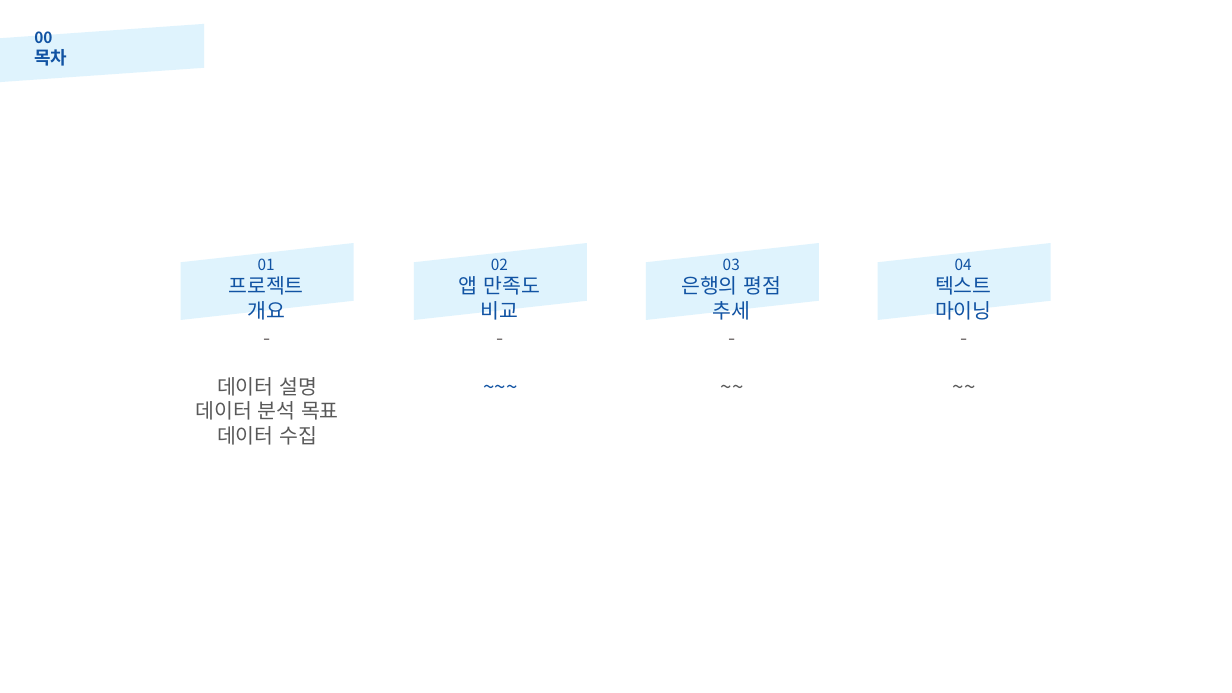
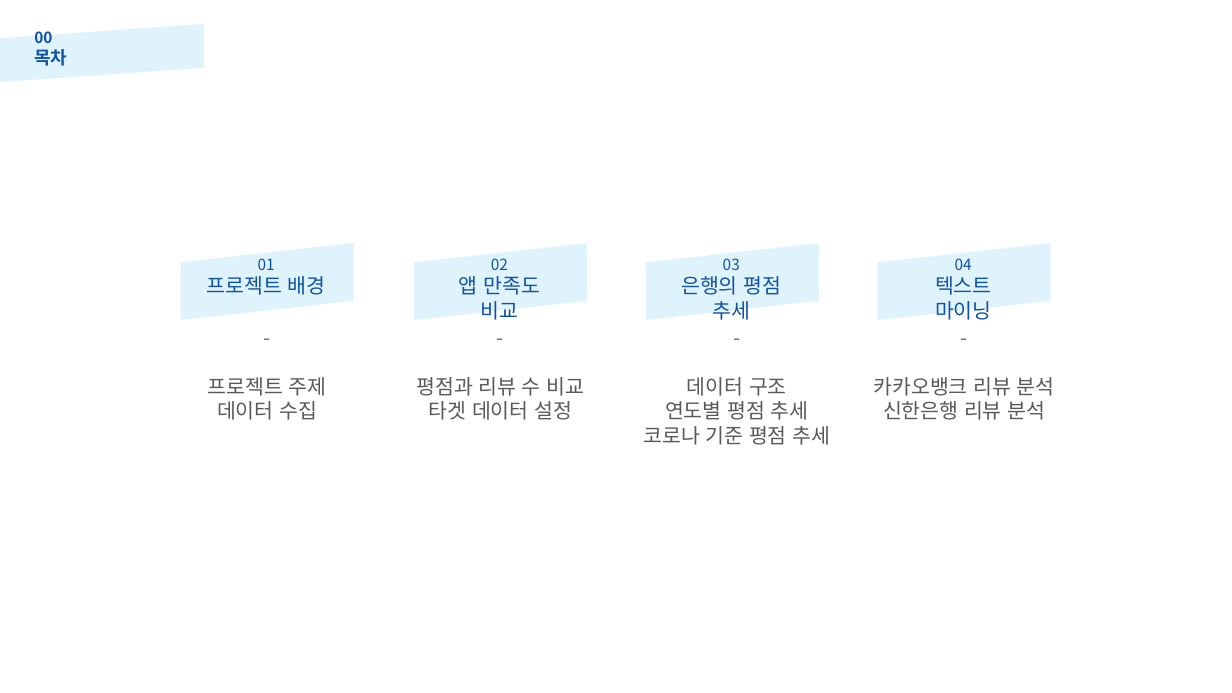
Before and after one commit to Hyun-JaeUng/wordchain, a slide deck: slide 2 of 포르폴리오_데이터영재.pptx. Drawn at 1232x693 pixels with LibreOffice and Linux fonts; fonts in the diff are those of the drawing. Boxes give left, top, right and bottom in pixels: in the first picture for what was removed or moved away, otherwise in the second. Text is boxed around its words. In the diff, an @@ line names an element or a change of style, - is before the commit and + after.

```diff
--- a/포르폴리오_데이터영재.pptx
+++ b/포르폴리오_데이터영재.pptx
@@ text "01" moved from (x1=229, y1=258, x2=304, y2=320) to (x1=207, y1=258, x2=326, y2=295) @@
@@ text at (x1=207, y1=276, x2=326, y2=295): text changed @@
-프로젝트 개요
+프로젝트 배경
@@ text "-" moved from (x1=628, y1=320, x2=836, y2=404) to (x1=643, y1=377, x2=830, y2=445) @@
@@ text at (x1=208, y1=377, x2=327, y2=396): text changed @@
-데이터 설명
-데이터 분석 목표
+프로젝트 주제
@@ text at (x1=416, y1=377, x2=585, y2=420): text changed; text colour #1153A3 to #595959 @@
-~~~
+평점과 리뷰 수 비교
+타겟 데이터 설정
@@ text at (x1=643, y1=377, x2=830, y2=445): text changed @@
-~~
+데이터 구조
+연도별 평점 추세
+코로나 기준 평점 추세
@@ text at (x1=874, y1=377, x2=1055, y2=420): text changed @@
-~~
+카카오뱅크 리뷰 분석
+신한은행 리뷰 분석
```
Also in this commit, not shown: 2 other slides changed, 16 slides added, 6 slides removed, 7 other files.
